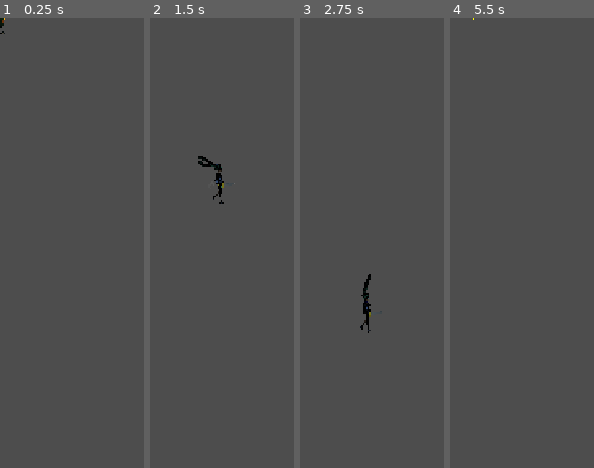
Above: before the commit, frames 1-4 (left to right).
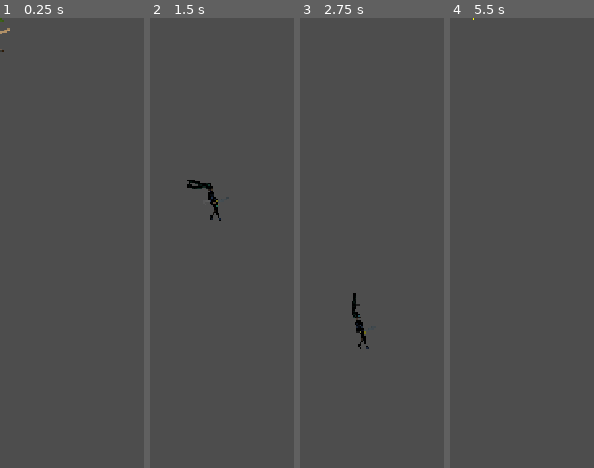
Above: after the commit, the same moments.

Repository: ToastedTeam/CaveGame
Game: Godot game, scene res://structures/rest_area/rest_area.tscn
Same seed, same stepped clock (60 frames per second), same inputs: the game is played once before the commit and once after it. This scene is started directly instead of the project's main scene.
Inputs:
- Up to frame 1 (0.25 s): no input
- Up to frame 2 (1.5 s): tap Enter (ui_accept) at 0.5 s; hold Right (player_move_right) from 0.53 s (still down); tap A (player_attack) at 0.6 s; tap Up (player_jump) at 0.77 s; tap D (player_dash) at 1.35 s
- Up to frame 3 (2.75 s): tap Up (player_jump) at 1.52 s; release Right (player_move_right) at 2.03 s; hold Left (player_move_left) from 2.03 s (still down); tap A (player_attack) at 2.1 s
- Up to frame 4 (5.5 s): release Left (player_move_left) at 2.78 s; hold Right (player_move_right) 2.78-4.28 s; tap D (player_dash) at 2.85, 4.35 s; tap Up (player_jump) at 3.02, 3.77, 4.52 s; tap A (player_attack) at 3.6, 5.1 s; tap Enter (ui_accept) at 4.25, 5 s; hold Left (player_move_left) 4.28-5.03 s; hold Right (player_move_right) from 5.03 s (still down)

The runs differ from the first frame. In frame 1, 0.1% of the frame differs, in the area x 0-7%, y 0-8%; in frame 2, 1.0%, in the area x 25-60%, y 30-46%; in frame 3, 0.8%; in frame 4, less than 0.1%.
Error in both runs: Cannot call method 'get_parent' on a null value. (res://entities/player/player_ik_animator.gd:123)

Commit message:
Fix player normals

Diff:
--- a/entities/player/player.gd
+++ b/entities/player/player.gd
@@ -103,7 +103,8 @@
 				#print(" - Old node: " + get_node(modification.target_nodepath).name)
 				#print(" - New path: " + str(target.name)
 				modification.target_nodepath = target.get_path()
-				Log.info("Found and applied override for " + override.targetModificationName)
+				#Log.info("Found and applied override for " + override.targetModificationName)
+				print("Found and applied override for " + override.targetModificationName)
 		pass
 	pass
 
--- a/structures/rest_area/rest_area.tscn
+++ b/structures/rest_area/rest_area.tscn
@@ -131,7 +131,7 @@
 [sub_resource type="Resource" id="Resource_a1qjk"]
 script = ExtResource("5_86xse")
 targetModificationName = "HeadLook"
-targetNodePath = NodePath("Skeleton/lookTarget")
+targetNodePath = NodePath("../PlayerIKAnimator/look")
 metadata/_custom_type_script = "uid://b7h0h8wdhf0ws"
 
 [sub_resource type="Resource" id="Resource_367mj"]
@@ -244,7 +244,7 @@
 shape = SubResource("CircleShape2D_qk7b1")
 
 [node name="PlayerIKAnimator" type="Node2D" parent="." node_paths=PackedStringArray("player")]
-position = Vector2(-4, -5)
+position = Vector2(10, -5)
 script = ExtResource("1_v7w66")
 player = NodePath("../Player")
 maxFootDistanceFromTarget = 5
@@ -254,6 +254,7 @@
 BArmRest = Vector2(-4.805, 0.62)
 
 [node name="BFTarget" type="Marker2D" parent="PlayerIKAnimator"]
+position = Vector2(2, 5)
 
 [node name="Sprite2D" type="Sprite2D" parent="PlayerIKAnimator/BFTarget"]
 visible = false
@@ -261,21 +262,21 @@
 
 [node name="FFTarget" type="Marker2D" parent="PlayerIKAnimator"]
 z_index = 500
-position = Vector2(9, -5)
+position = Vector2(7, 5)
 
 [node name="Sprite2D2" type="Sprite2D" parent="PlayerIKAnimator/FFTarget"]
 visible = false
 texture = SubResource("PlaceholderTexture2D_y2hkx")
 
 [node name="BHTarget" type="Marker2D" parent="PlayerIKAnimator"]
-position = Vector2(68, -3)
+position = Vector2(-31, 5)
 
 [node name="Sprite2D2" type="Sprite2D" parent="PlayerIKAnimator/BHTarget"]
 visible = false
 texture = SubResource("PlaceholderTexture2D_xlrih")
 
 [node name="FHTarget" type="Marker2D" parent="PlayerIKAnimator"]
-position = Vector2(-7, 3)
+position = Vector2(-40, 8)
 
 [node name="Sprite2D2" type="Sprite2D" parent="PlayerIKAnimator/FHTarget"]
 visible = false
@@ -294,8 +295,16 @@
 node = NodePath("../../../Player/Skeleton/hip")
 metadata/_custom_type_script = "uid://eji52ig0w3g5"
 
+[node name="look" type="Marker2D" parent="PlayerIKAnimator"]
+position = Vector2(21, -9)
+
+[node name="Sprite2D" type="Sprite2D" parent="PlayerIKAnimator/look"]
+visible = false
+texture = SubResource("PlaceholderTexture2D_xlrih")
+
 [node name="Player" parent="." instance=ExtResource("1_6clvg")]
-position = Vector2(1, -33)
+position = Vector2(-9, -4)
+rotation = -0.244789
 ik_overrides = Array[ExtResource("5_86xse")]([SubResource("Resource_a1qjk"), SubResource("Resource_367mj"), SubResource("Resource_jjql1"), SubResource("Resource_korw2"), SubResource("Resource_pscky")])
 
 [node name="Campfire" type="Sprite2D" parent="."]
@@ -317,11 +326,18 @@
 environment = SubResource("Environment_367mj")
 
 [node name="PointLight2D" type="PointLight2D" parent="."]
-position = Vector2(35, -16)
+position = Vector2(38, -11)
 color = Color(1, 0.557333, 0.17, 1)
 energy = 1.1
 texture = ExtResource("8_jjql1")
 height = 97.0
 
+[node name="PointLight2D2" type="PointLight2D" parent="."]
+visible = false
+position = Vector2(36, -15)
+energy = 1.1
+texture = ExtResource("8_jjql1")
+height = 97.0
+
 [node name="CanvasModulate" type="CanvasModulate" parent="."]
 color = Color(0, 0, 0, 1)
Binary file changed: entities/player/assets/miku/arm/forearm_normal.png
Binary file changed: entities/player/assets/miku/arm/shoulder_normal.png
Binary file changed: entities/player/assets/miku/head/bowtie_normal.png
Binary file changed: entities/player/assets/miku/head/hair_normal.png
Binary file changed: entities/player/assets/miku/head/head_normal.png
Binary file changed: entities/player/assets/miku/lantern/glass_normal.png
Binary file changed: entities/player/assets/miku/lantern/puffy2_normal.png
Binary file changed: entities/player/assets/miku/lantern/puffy_normal.png
Binary file changed: entities/player/assets/miku/leg1/calf_normal.png
Binary file changed: entities/player/assets/miku/leg2/calf_normal.png
Binary file changed: entities/player/assets/miku/skirt_normal.png
Binary file changed: entities/player/assets/miku/torso_jacket_normal.png
(and 3 more such lines)
